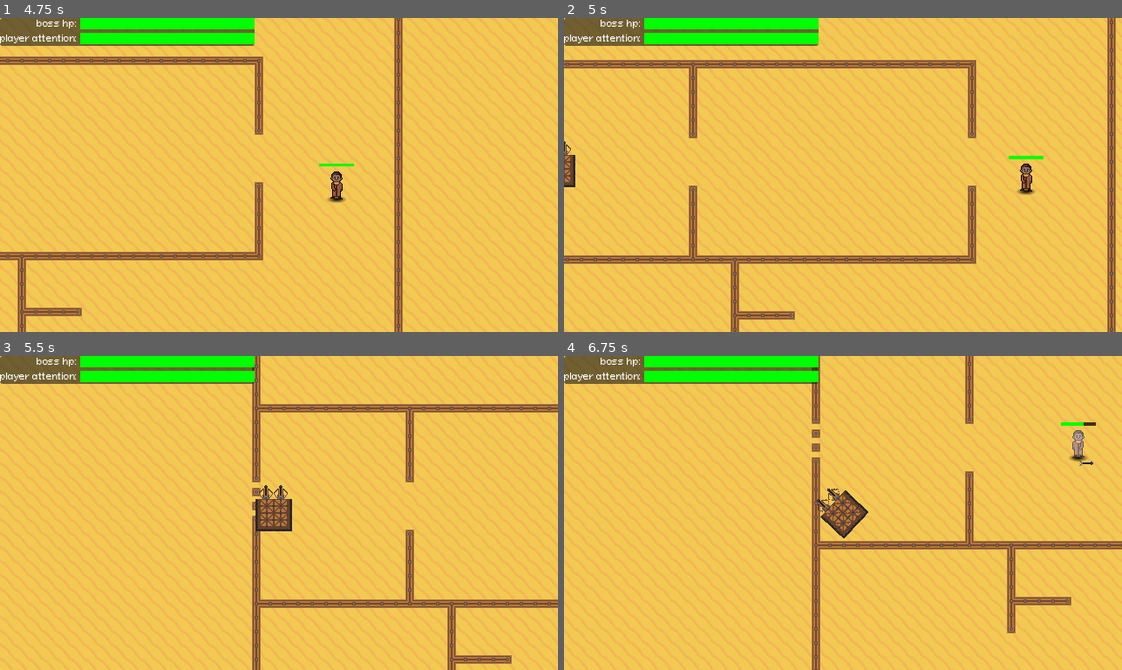
Above: before the commit, frames 1-4 (two rows, left to right).
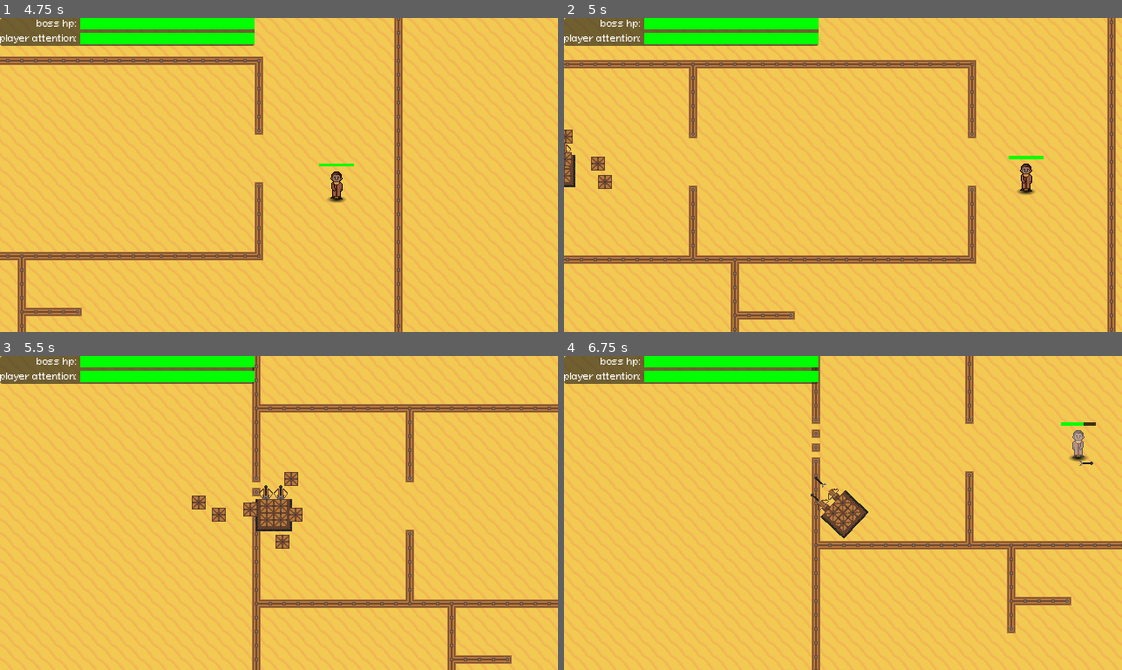
Above: after the commit, the same moments.

Repository: prokenya/reverse-game
Game: Godot game, scene res://src/main.tscn
The game is run twice, just before and just after one commit, with the same random seed, the same clock (stepped at 60 frames per second) and the same inputs. Sound files missing from this copy of the repository are replaced by a short silence.
Inputs (mouse positions are in pixels of both pictures, inside the frame that each line leads up to):
- Up to frame 1 (4.75 s): click "play" at 0.5 s; move the mouse to (401, 159) at 1.27 s; hold D (move_right) 1.28-2 s; click (401, 159) at 1.35 s; drag from (167, 190) to (279, 175) at 2.02 s; move the mouse to (334, 105) at 2.77 s; hold D (move_right) 2.78-3.5 s; click (334, 105) at 2.85 s; drag from (251, 237) to (111, 127) at 3.52 s; move the mouse to (446, 222) at 4.27 s; hold A (move_left) from 4.28 s (still down); click (446, 222) at 4.35 s
- Up to frame 2 (5 s): keep holding A (move_left)
- Up to frame 3 (5.5 s): release A (move_left) at 5 s; drag from (111, 465) to (457, 516) at 5.02 s
- Up to frame 4 (6.75 s): move the mouse to (870, 513) at 5.77 s; hold S (move_down) 5.78-6.5 s; click (870, 513) at 5.85 s; drag from (759, 434) to (843, 513) at 6.52 s

Frame 1 is identical in both runs. In frame 2, 0.3% of the frame differs, in the area x 0-9%, y 35-55%; in frame 3, 0.6%, in the area x 34-55%, y 36-62%; in frame 4, less than 0.1%.

Commit message:
fix particle display bug

Diff:
--- a/src/characters/players/player.gd
+++ b/src/characters/players/player.gd
@@ -10,8 +10,6 @@
 @onready var shot_timer: Timer = Timer.new()
 @export_range(0.2,10,0.1) var shot_delay:float = 0.7
 var shot_pressed:bool = false
-var can_shot:bool = true
-@onready var cant_shot: AudioStreamPlayer = $cant_shot
 
 func _ready() -> void:
 	add_timer()
@@ -31,12 +29,6 @@
 func _physics_process(delta: float) -> void:
 	if !control: return
 
-	if velocity == Vector2.ZERO:
-		can_shot = false
-	else:
-		can_shot = true
-		if shot_pressed:
-			_on_shot_timer_timeout()
 	# As good practice, you should replace UI actions with custom gameplay actions.
 	var direction := Input.get_vector("move_left", "move_right","move_up","move_down")
 	if direction:
@@ -47,7 +39,6 @@
 		velocity.y = move_toward(velocity.y, 0, speed)
 
 	move_and_slide()
-	print(can_shot)
 
 
 
@@ -56,8 +47,6 @@
 
 	if Input.is_action_just_pressed("shot"):
 		shot_pressed = true
-		if !can_shot:
-			cant_shot.play()
 		_on_shot_timer_timeout()
 	if Input.is_action_just_released("shot"):
 		shot_pressed = false
@@ -70,7 +59,7 @@
 
 
 func _on_shot_timer_timeout() -> void:
-	if !shot_pressed or !shot_timer.is_stopped() or !can_shot:
+	if !shot_pressed or !shot_timer.is_stopped():
 		return
 	shot_timer.start()
 
--- a/src/characters/players/player1.tscn
+++ b/src/characters/players/player1.tscn
@@ -6,7 +6,6 @@
 [ext_resource type="Texture2D" uid="uid://s3ajphaio3tq" path="res://assets/sprites/crossbow.png" id="3_4c870"]
 [ext_resource type="PackedScene" uid="uid://oi85nklx2tb4" path="res://src/projectiles/spawn_anim.tscn" id="5_d8ms1"]
 [ext_resource type="Script" uid="uid://diqjkjwtpix0f" path="res://src/characters/hitbox.gd" id="6_e3ved"]
-[ext_resource type="AudioStream" uid="uid://dg6svncm5sacs" path="res://assets/audio/sfx/cant_shot.wav" id="7_xavdj"]
 
 [sub_resource type="RectangleShape2D" id="RectangleShape2D_78r85"]
 size = Vector2(42, 37)
@@ -60,6 +59,7 @@
 hframes = 2
 
 [node name="spawn_animation" parent="." instance=ExtResource("5_d8ms1")]
+trail_enabled = false
 
 [node name="hitbox" type="Area2D" parent="."]
 collision_layer = 0
@@ -72,7 +72,4 @@
 [node name="add_hp_timer" type="Timer" parent="hitbox"]
 one_shot = true
 
-[node name="cant_shot" type="AudioStreamPlayer" parent="."]
-stream = ExtResource("7_xavdj")
-
 [connection signal="timeout" from="hitbox/add_hp_timer" to="hitbox" method="_on_add_hp_timer_timeout"]
--- a/src/characters/players/player2.tscn
+++ b/src/characters/players/player2.tscn
@@ -83,6 +83,7 @@
 hframes = 2
 
 [node name="spawn_animation" parent="." instance=ExtResource("5_mmqyw")]
+trail_enabled = false
 
 [node name="hitbox" type="Area2D" parent="."]
 collision_layer = 0
--- a/src/characters/players/player3.tscn
+++ b/src/characters/players/player3.tscn
@@ -136,6 +136,7 @@
 shape = SubResource("RectangleShape2D_x88g4")
 
 [node name="spawn_animation" parent="." instance=ExtResource("5_juw4u")]
+trail_enabled = false
 
 [node name="hitbox" type="Area2D" parent="."]
 collision_layer = 0
Not shown, changed: export_presets.cfg
Not shown: 1 places in src/characters/players/player1.tscn that only renumber resources
